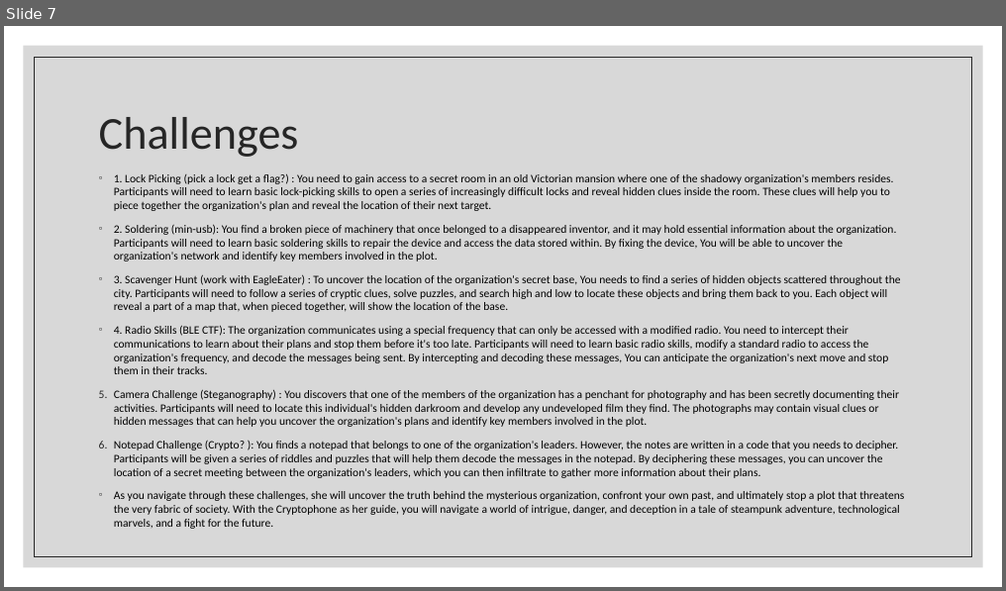
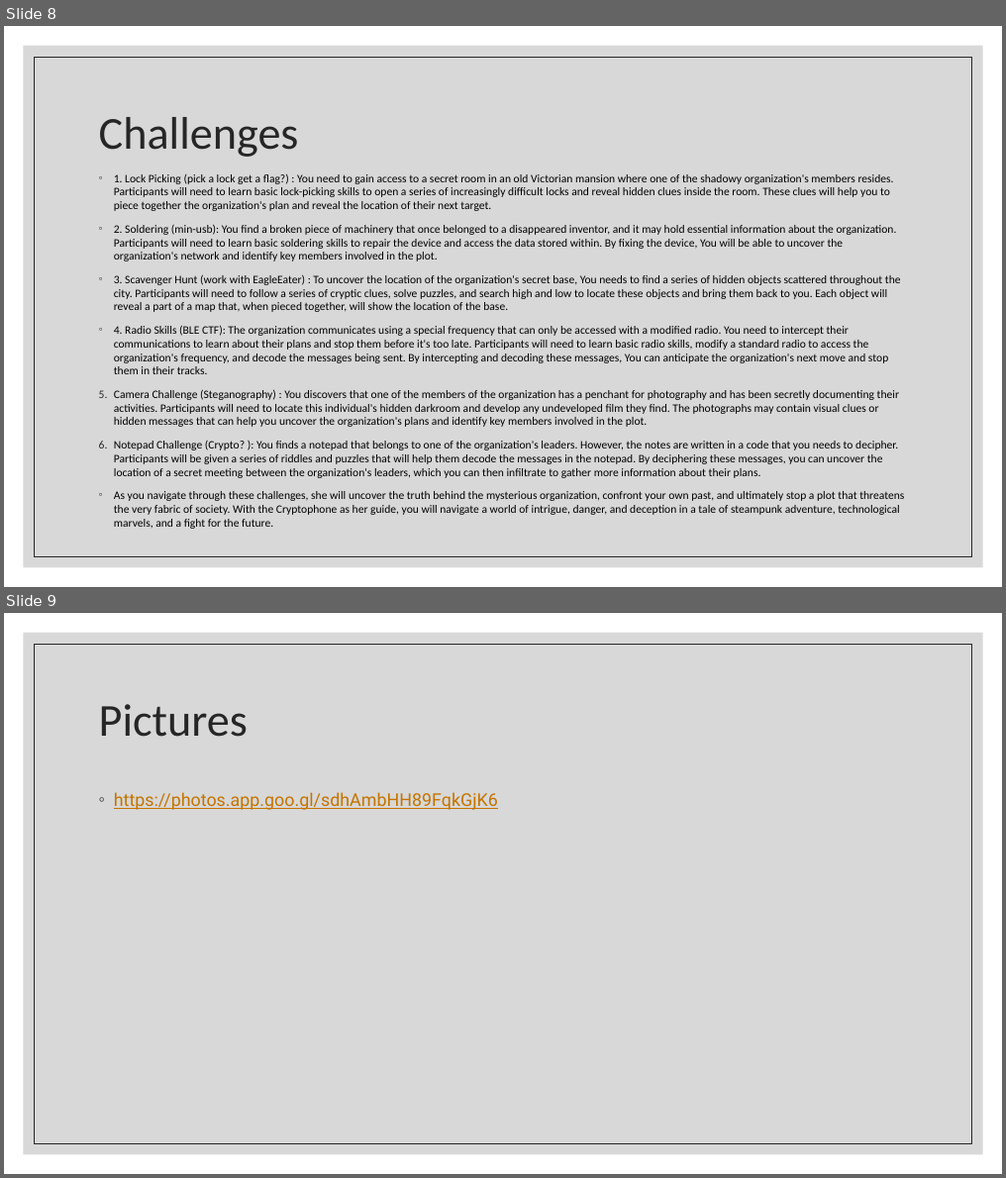
Before and after one commit to BadgePiratesLLC/BSidesKC_2023, a slide deck: CTF/BsidesKC 2023 Badge CTF.pptx. Shown one above the other, each under a label of ours: slide 7 before the commit, slides 8 and 9 after it. The pictures are 1006x591 and 1006x1178 pixels, drawn with LibreOffice and Linux fonts; fonts in the diff are those of the drawing. Boxes give left, top, right and bottom in pixels: in the first picture for what was removed or moved away, otherwise in the second. Text is boxed around its words. In the diff, an @@ line names an element or a change of style, - is before the commit and + after.

```diff
--- a/CTF/BsidesKC 2023 Badge CTF.pptx
+++ b/CTF/BsidesKC 2023 Badge CTF.pptx
@@ slide 9 added at (4,613,1002,1174), background #FFFFFF; not listed: 2 template elements that a slide beside it also shows @@
@@ title added at (99,704,248,737), 44 pt, text #262626 @@
+Pictures
@@ text added at (114,792,498,810), 17 pt, text #C37400, underline @@
+◦ https://photos.app.goo.gl/sdhAmbHH89FqkGjK6
@@ what was slide 7 is now slide 8 @@
```
Also in this commit, not shown: 1 slide changed, 1 other slide added, 26 other files.
